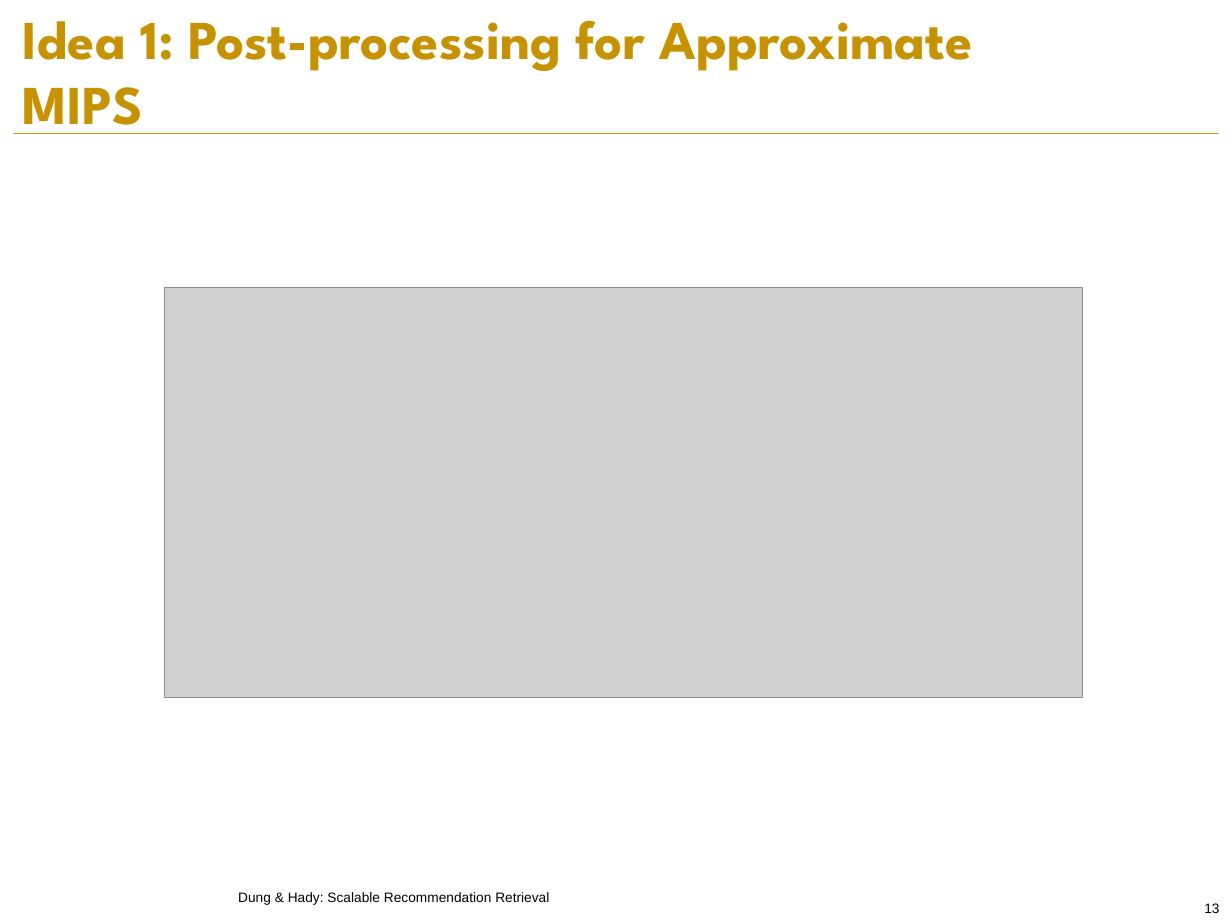
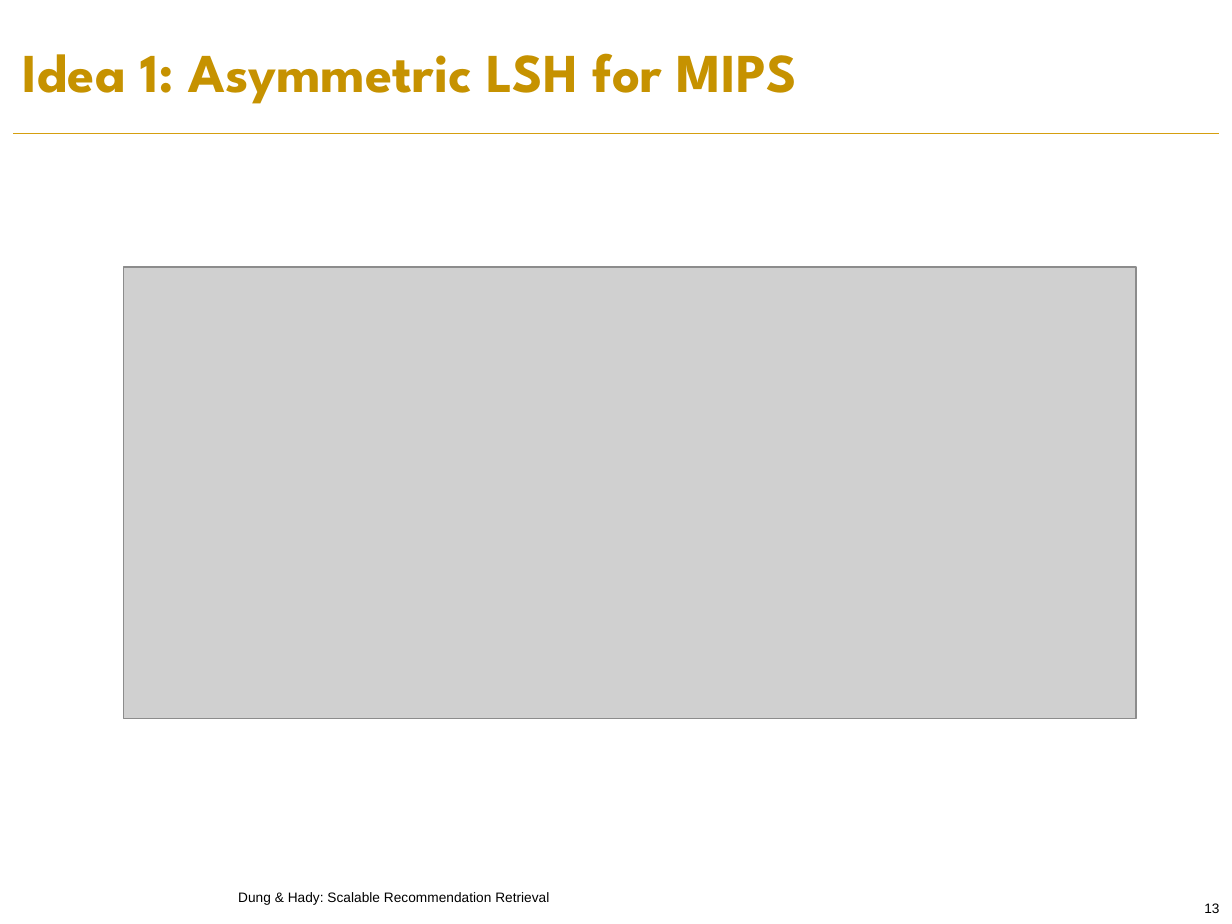
Before and after one commit to PreferredAI/recommendation-retrieval, a slide deck: slide 13 of slides/aaai19-tutorial.pptx. Drawn at 1232x924 pixels with LibreOffice and Linux fonts; fonts in the diff are those of the drawing; grey boxes stand for pictures; background and template pictures are left out. Boxes give left, top, right and bottom in pixels: in the first picture for what was removed or moved away, otherwise in the second. Text is boxed around its words. In the diff, an @@ line names an element or a change of style, - is before the commit and + after.

```diff
--- a/slides/aaai19-tutorial.pptx
+++ b/slides/aaai19-tutorial.pptx
@@ title at [23, 53, 796, 104]: text changed @@
-Idea 1: Post-processing for Approximate MIPS
+Idea 1: Asymmetric LSH for MIPS
@@ picture: place and size @@
-picture at [164, 287, 1083, 697]
+picture at [123, 267, 1136, 719]
```
Also in this commit, not shown: 12 other slides changed.
